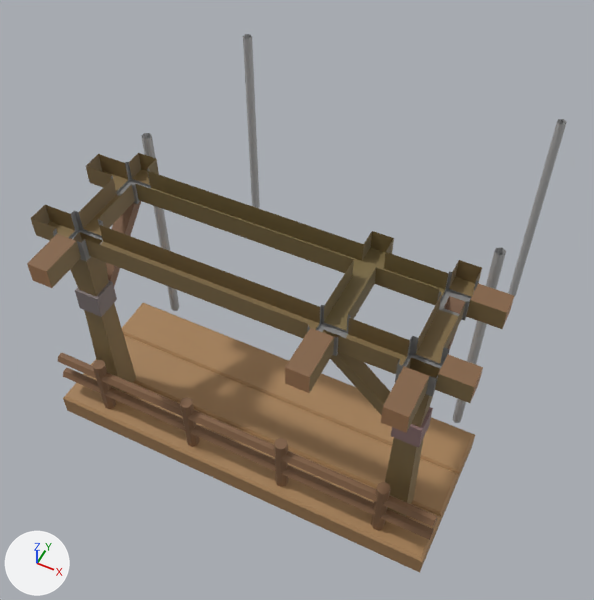
What one commit did to the FBX model Assets/3DModels/Buildings/Constructions/BasicElevator/BasicElevator_Straight_UpDown.fbx.
Rendered twice from a camera (50 mm lens) standing at (4.84, -10.73, 14.68) and looking at (-0.19, -0.69, 2.13). Arrows for +X, +Y and +Z are at lower left; the lights stay in place. The first picture is the older version. Where no turn or scale is listed for an object, it has been applied to the vertices.

Names of what the first picture shows: 'BasicElevator_Straight_UpDown'.
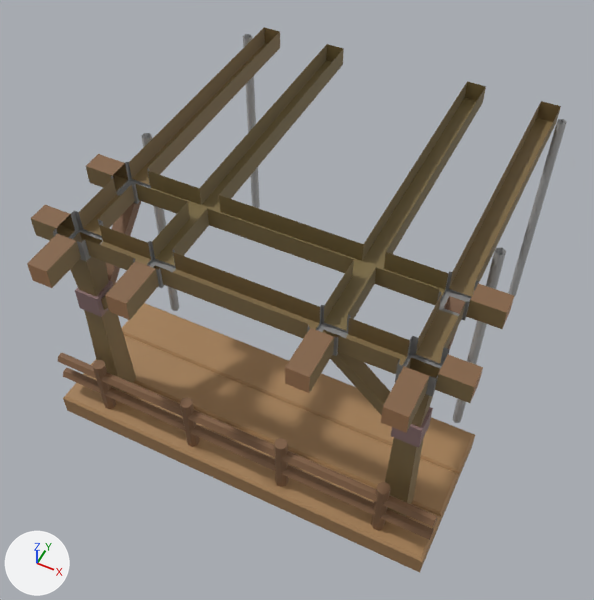
Where the newer file only moved an object's origin or applied its transform, the numbers keep the older frame.

Changed parts and their boxes [x1, y1, x2, y2] in the pictures (594 x 600 px):
'BasicElevator_Straight_UpDown', reshaped: before [27, 34, 567, 572]; after [27, 27, 567, 572]
part 1 of me_cube_014, built on: before [85, 153, 482, 338]; after [31, 27, 561, 338]

Patch to the scene script:
```diff
--- a/Assets/3DModels/Buildings/Constructions/BasicElevator/BasicElevator_Straight_UpDown.fbx.py
+++ b/Assets/3DModels/Buildings/Constructions/BasicElevator/BasicElevator_Straight_UpDown.fbx.py
@@ me_cube_014 @@
 # used by ob_basicelevator_straight_updown; location = (0.0, 0.0, 0.0)
-me_cube_014.from_pydata(...)  # 500 vertices, 434 faces; spans x -4.0..4.0, y -4.25..3.6, z 0.0..5.0
+me_cube_014.from_pydata(...)  # 548 vertices, 478 faces; spans x -4.0..4.0, y -4.25..4.0, z 0.0..5.0
+# me_cube_014 part 1
+# 12 vertices are removed from x -3.35..3.35, y -1.0, z 4.6..5.0
+# 19 faces are deleted
+# 52 vertices are added at x -2.9..1.8, y -4.25..4.0, z 3.1..5.0
+# 8 new vertices lie (0.0, 5.32, 0.0) away from vertices in x -3.35..3.35, y -1.32, z 4.6..5.0
+# 63 new faces join them
 me_cube_014.materials.append(mat_palette)
```
